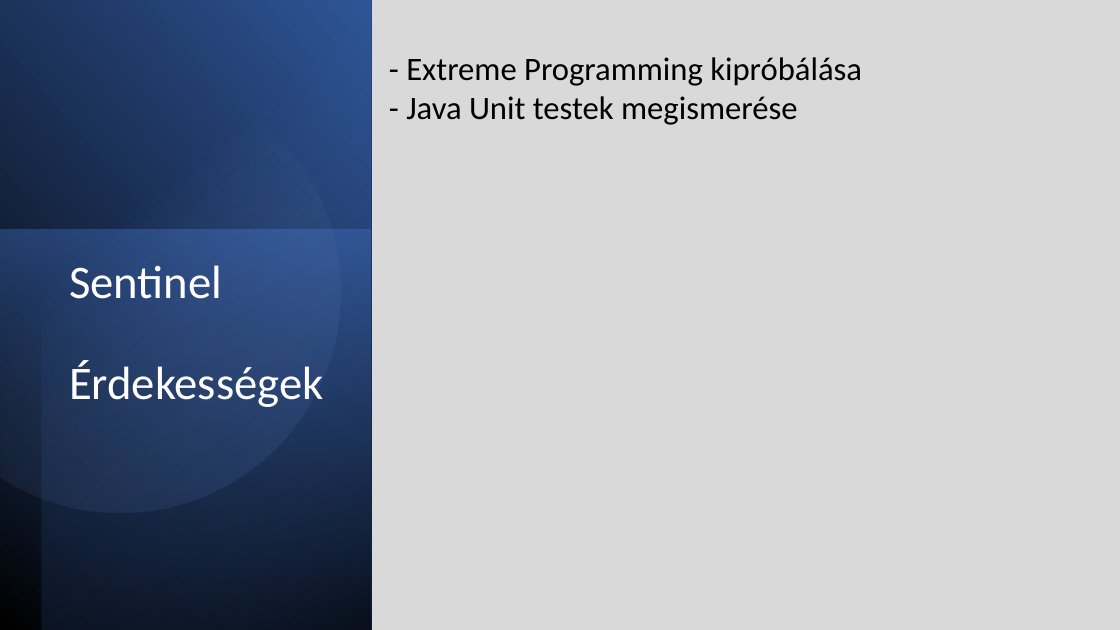
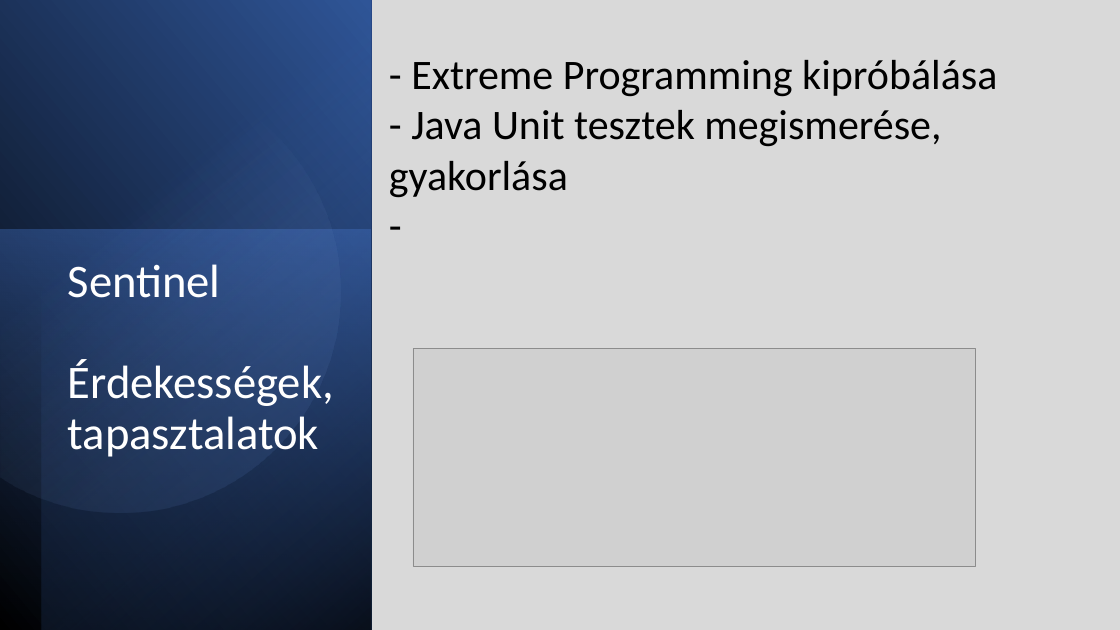
Before and after one commit to zal2004/AgilisSzoftFejlDemo, a slide deck: slide 11 of Sentinel.pptx (slide 12 before the commit). Drawn at 1120x630 pixels with LibreOffice and Linux fonts; fonts in the diff are those of the drawing; grey boxes stand for pictures. Boxes give left, top, right and bottom in pixels: in the first picture for what was removed or moved away, otherwise in the second. Text is boxed around its words. In the diff, an @@ line names an element or a change of style, - is before the commit and + after.

```diff
--- a/Sentinel.pptx
+++ b/Sentinel.pptx
@@ text at bbox=[411, 60, 997, 97]: size 28 to 36 pt in "- Extreme Programming kipróbálása" @@
@@ text at bbox=[389, 110, 941, 198]: text changed; size 28 to 36 pt @@
-- Java Unit testek megismerése
+- Java Unit tesztek megismerése, gyakorlása
+-
@@ title at bbox=[68, 264, 334, 457]: text changed @@
-Sentinel
-Érdekességek
+Sentinel
+Érdekességek,tapasztalatok
@@ picture added at bbox=[413, 349, 975, 567] @@
```
Also in this commit, not shown: 4 other slides changed, 1 slide added, 1 slide removed, 10 other files.
